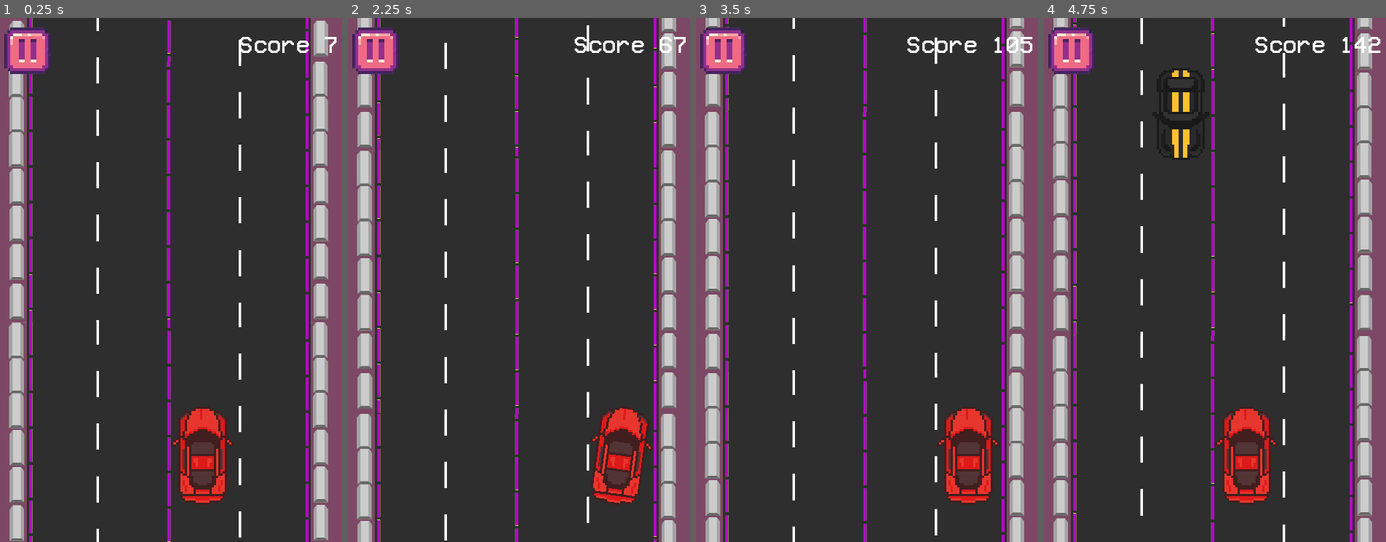
Above: before the commit, frames 1-4 (left to right).
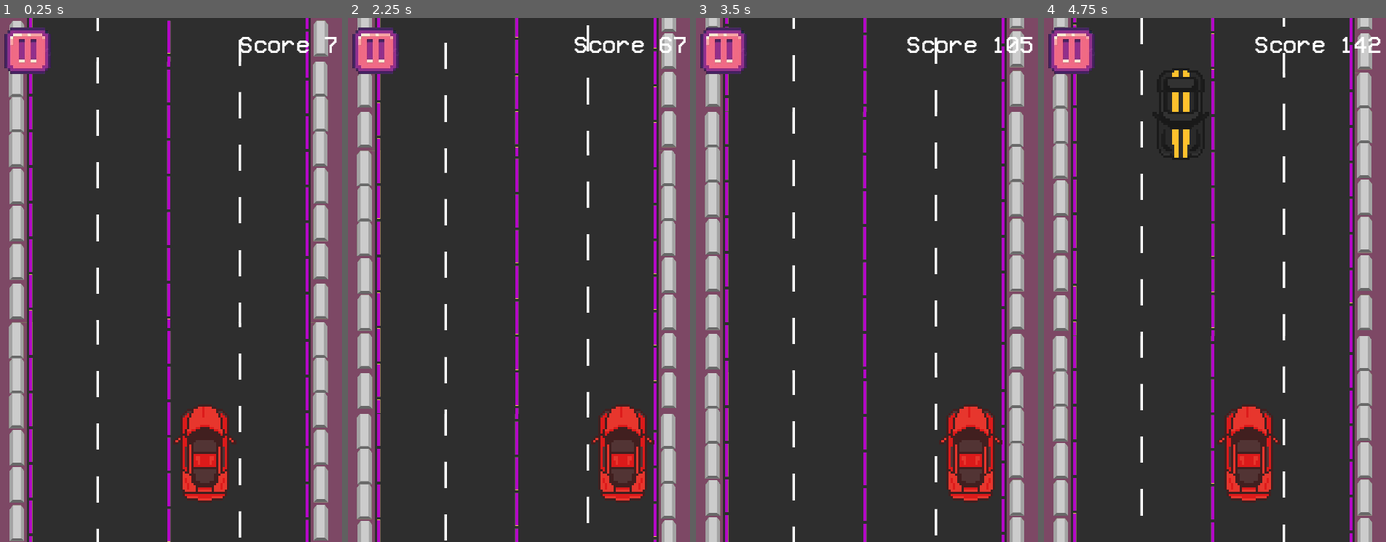
Above: after the commit, the same moments.

Repository: Maxsonin/Race-Game-for-Hackathon
Game: Godot game, scene res://scene/main/main.tscn
Two runs of this game, one before a commit and one after it. Both use one fixed random seed, a clock stepped at 60 frames per second and the inputs below. This scene is started directly instead of the project's main scene.
Inputs:
- Up to frame 1 (0.25 s): no input
- Up to frame 2 (2.25 s): hold D (MoveRight) 0.53-1.28 s; hold A (MoveLeft) 1.28-2.03 s; hold D (MoveRight) from 2.03 s (still down)
- Up to frame 3 (3.5 s): keep holding D (MoveRight)
- Up to frame 4 (4.75 s): release D (MoveRight) at 3.53 s; hold A (MoveLeft) from 3.53 s (still down)

The runs differ from the first frame. In frame 1, 1.1% of the frame differs, in the area x 50-69%, y 74-93%; in frame 2, 1.1%, in the area x 71-90%, y 74-93%; in frame 3, 1.1%; in frame 4, 1.1%.

Commit message:
updated movement

Diff:
--- a/player_car/car.tscn
+++ b/player_car/car.tscn
@@ -31,13 +31,12 @@
 script = ExtResource("2_sd4jm")
 
 [node name="Sprite2D" type="Sprite2D" parent="CarHitbox"]
-position = Vector2(-1.90735e-06, 0)
+position = Vector2(1, -2)
 scale = Vector2(0.513228, 0.513228)
 texture = ExtResource("3_a237h")
 script = SubResource("GDScript_qps1k")
 
 [node name="CollisionShape2D" type="CollisionShape2D" parent="CarHitbox"]
-position = Vector2(-1, 3)
 shape = SubResource("CapsuleShape2D_fn4jq")
 
 [node name="MoveComponent" type="Node" parent="." node_paths=PackedStringArray("actor")]
--- a/scene/main/main.gd
+++ b/scene/main/main.gd
@@ -2,53 +2,44 @@
 
 @onready var engine_sound = %engineSound
 
-@onready var car = $Car
 @onready var pause_menu = %PauseMenu
+var paused = false
+
 @onready var scene_trasition: CanvasLayer = $SceneTrasition
 
-var paused = false
-
+@onready var turn_anim = %turnAnim
+@onready var car = $Car
 const VALUE_NEEDED_TO_CHANGE_ROAD = 32
 const TIME_NEEDED_TO_CHANGE_ROAD = 1
-
 var target_position_x: float = 0
-var target_rotation: float = 0
-
 var move_speed: float = 0
-var rotate_speed: float = 0
-
 
 func _ready():
 	pass
 
-
 func _process(delta):
 	if Input.is_action_just_pressed("Pause"):
 		pauseManu()
+
 	elif Input.is_action_just_pressed("MoveRight") and car.position.x < 120:
 		if not car.can_move: return
+		turn_anim.play("turn_right")
 		target_position_x = car.position.x + VALUE_NEEDED_TO_CHANGE_ROAD
 		move_speed = (VALUE_NEEDED_TO_CHANGE_ROAD / TIME_NEEDED_TO_CHANGE_ROAD)
-		target_rotation = 15
-		rotate_speed = (15 / TIME_NEEDED_TO_CHANGE_ROAD)
+
 	elif Input.is_action_just_pressed("MoveLeft") and car.position.x > 62:
 		if not car.can_move: return
+		turn_anim.play("turn_left")
 		target_position_x = car.position.x - VALUE_NEEDED_TO_CHANGE_ROAD
 		move_speed = (VALUE_NEEDED_TO_CHANGE_ROAD / TIME_NEEDED_TO_CHANGE_ROAD)
-		target_rotation = -15
-		rotate_speed = (15 / TIME_NEEDED_TO_CHANGE_ROAD)
 
 	if move_speed > 0:
 		car.position.x = lerp(car.position.x, target_position_x, move_speed * delta)
-		car.rotation_degrees = lerp(car.rotation_degrees, target_rotation, rotate_speed * delta)
 
-		# Check if the car has reached the target rotation
-		if abs(car.rotation_degrees - target_rotation) < 1.0:
-			# Reset target rotation and position
-			target_rotation = 0
-			target_position_x = car.position.x  # You may need to adjust this depending on your game logic
-			move_speed = (VALUE_NEEDED_TO_CHANGE_ROAD / TIME_NEEDED_TO_CHANGE_ROAD)  # Reset move speed as well
-			corig()
+	if move_speed == 0:
+		target_position_x = car.position.x
+		move_speed = (VALUE_NEEDED_TO_CHANGE_ROAD / TIME_NEEDED_TO_CHANGE_ROAD)
+		corig()
 
 func pauseManu():
 	if paused:
@@ -62,22 +53,23 @@
 
 	paused = !paused
 
-
 func _on_car_car_got_hit_fr() -> void:
 	await get_tree().create_timer(1).timeout
 	scene_trasition.transition()
 	#get_tree().change_scene_to_file("res://scene/deadScreen/dead_scene.tscn")
 
-
 func _on_scene_trasition_transitioned() -> void:
 	get_tree().change_scene_to_file("res://scene/deadScreen/dead_scene.tscn")
 
 func corig():
-	if car.position.x>133 and car.position.x>113:
-		car.position.x=133
-	if (car.position.x>27 and car.position.x<=57):
-		car.position.x=32
-	if (car.position.x>57 and car.position.x<=80):
-		car.position.x=63
-	if (car.position.x>80 and car.position.x<=113):
+	if car.position.x > 133 and car.position.x>113:
+		car.position.x = 128
+
+	if car.position.x > 27 and car.position.x <= 57:
+		car.position.x = 32
+
+	if car.position.x > 57 and car.position.x <= 80:
+		car.position.x = 63
+
+	if car.position.x > 80 and car.position.x <= 113:
 		car.position.x=96
--- a/scene/main/main.tscn
+++ b/scene/main/main.tscn
@@ -30,12 +30,66 @@
 
 [sub_resource type="RectangleShape2D" id="RectangleShape2D_hqm6q"]
 
+[sub_resource type="Animation" id="Animation_5ifg0"]
+length = 0.001
+tracks/0/type = "value"
+tracks/0/imported = false
+tracks/0/enabled = true
+tracks/0/path = NodePath("Car:rotation")
+tracks/0/interp = 1
+tracks/0/loop_wrap = true
+tracks/0/keys = {
+"times": PackedFloat32Array(0),
+"transitions": PackedFloat32Array(1),
+"update": 0,
+"values": [0.0]
+}
+
+[sub_resource type="Animation" id="Animation_sisl5"]
+resource_name = "turn_left"
+length = 0.2
+tracks/0/type = "value"
+tracks/0/imported = false
+tracks/0/enabled = true
+tracks/0/path = NodePath("Car:rotation")
+tracks/0/interp = 1
+tracks/0/loop_wrap = true
+tracks/0/keys = {
+"times": PackedFloat32Array(0, 0.1, 0.2),
+"transitions": PackedFloat32Array(1, 1, 1),
+"update": 0,
+"values": [0.0, -0.261799, 0.0]
+}
+
+[sub_resource type="Animation" id="Animation_jlq0i"]
+resource_name = "turn_right"
+length = 0.2
+tracks/0/type = "value"
+tracks/0/imported = false
+tracks/0/enabled = true
+tracks/0/path = NodePath("Car:rotation")
+tracks/0/interp = 4
+tracks/0/loop_wrap = true
+tracks/0/keys = {
+"times": PackedFloat32Array(0, 0.1, 0.2),
+"transitions": PackedFloat32Array(1, 1, 1),
+"update": 0,
+"values": [0.0, 0.261799, 0.0]
+}
+
+[sub_resource type="AnimationLibrary" id="AnimationLibrary_fmmig"]
+_data = {
+"RESET": SubResource("Animation_5ifg0"),
+"turn_left": SubResource("Animation_sisl5"),
+"turn_right": SubResource("Animation_jlq0i")
+}
+
 [node name="GameScene" type="Node"]
 script = ExtResource("1_eq3eq")
 
 [node name="Car" parent="." instance=ExtResource("1_4gxa1")]
 unique_name_in_owner = true
-position = Vector2(96, 199)
+position = Vector2(96, 200)
 
 [node name="Road" parent="." instance=ExtResource("2_i6rvc")]
 
@@ -63,7 +117,8 @@
 vertical_alignment = 1
 script = SubResource("GDScript_i23qc")
 
-[node name="Control" type="Control" parent="."]
+[node name="TSBControls" type="Control" parent="."]
+visible = false
 layout_mode = 3
 anchors_preset = 15
 anchor_right = 1.0
@@ -72,13 +127,13 @@
 grow_vertical = 2
 size_flags_horizontal = 4
 
-[node name="ToRightTSB" type="TouchScreenButton" parent="Control"]
+[node name="ToRightTSB" type="TouchScreenButton" parent="TSBControls"]
 position = Vector2(120, 120)
 scale = Vector2(4, 12)
 shape = SubResource("RectangleShape2D_hqm6q")
 action = "MoveRight"
 
-[node name="ToLeftTSB" type="TouchScreenButton" parent="Control"]
+[node name="ToLeftTSB" type="TouchScreenButton" parent="TSBControls"]
 position = Vector2(40, 120)
 scale = Vector2(4, 12)
 shape = SubResource("RectangleShape2D_hqm6q")
@@ -103,5 +158,14 @@
 volume_db = -17.505
 autoplay = true
 
+[node name="turnAnim" type="AnimationPlayer" parent="."]
+unique_name_in_owner = true
+libraries = {
+"": SubResource("AnimationLibrary_fmmig")
+}
+speed_scale = 2.0
+
 [connection signal="car_got_hit_fr" from="Car" to="." method="_on_car_car_got_hit_fr"]
+[connection signal="pressed" from="TSBControls/ToRightTSB" to="TSBControls" method="_on_to_right_tsb_pressed"]
+[connection signal="pressed" from="TSBControls/ToLeftTSB" to="TSBControls" method="_on_to_left_tsb_pressed"]
 [connection signal="transitioned" from="SceneTrasition" to="." method="_on_scene_trasition_transitioned"]
Not shown: 1 places in scene/main/main.tscn that only renumber resources
